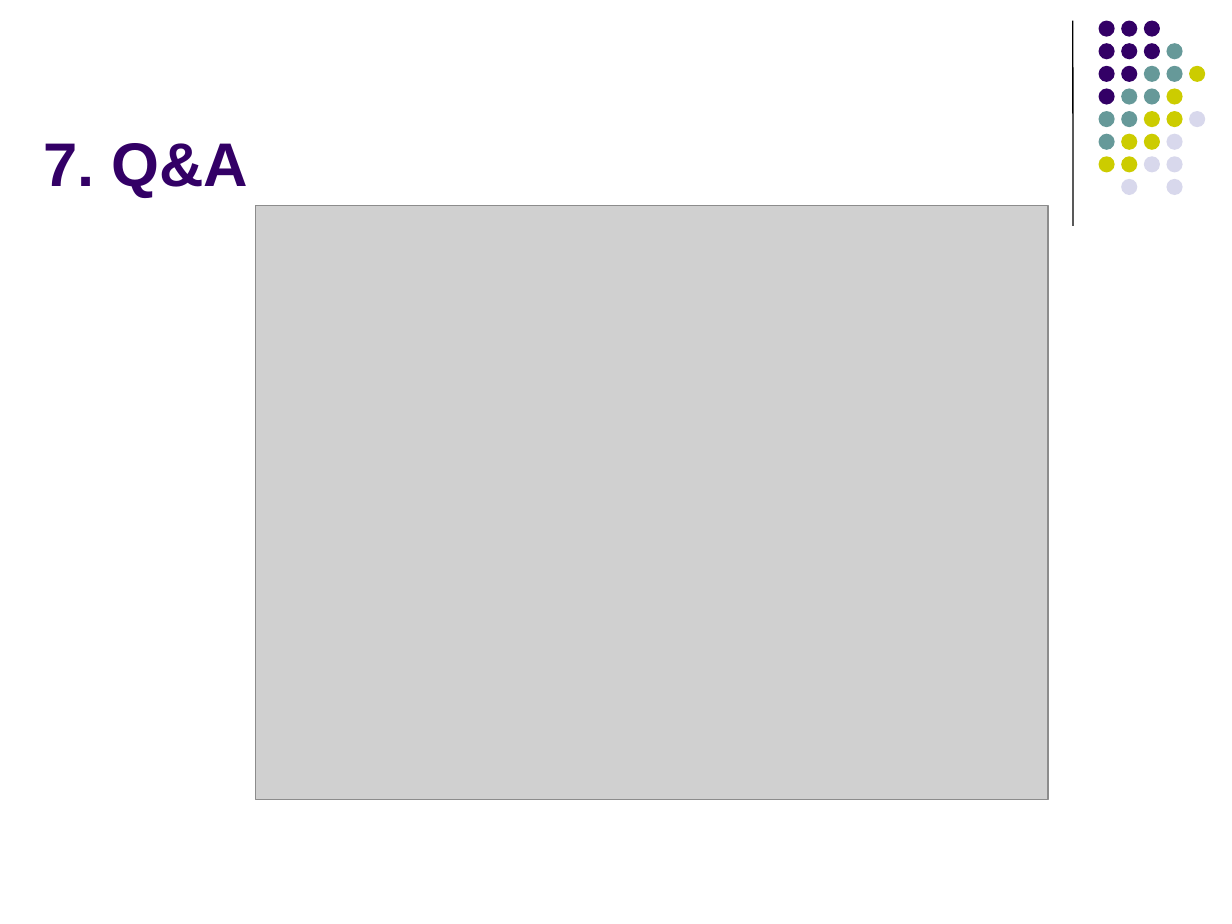
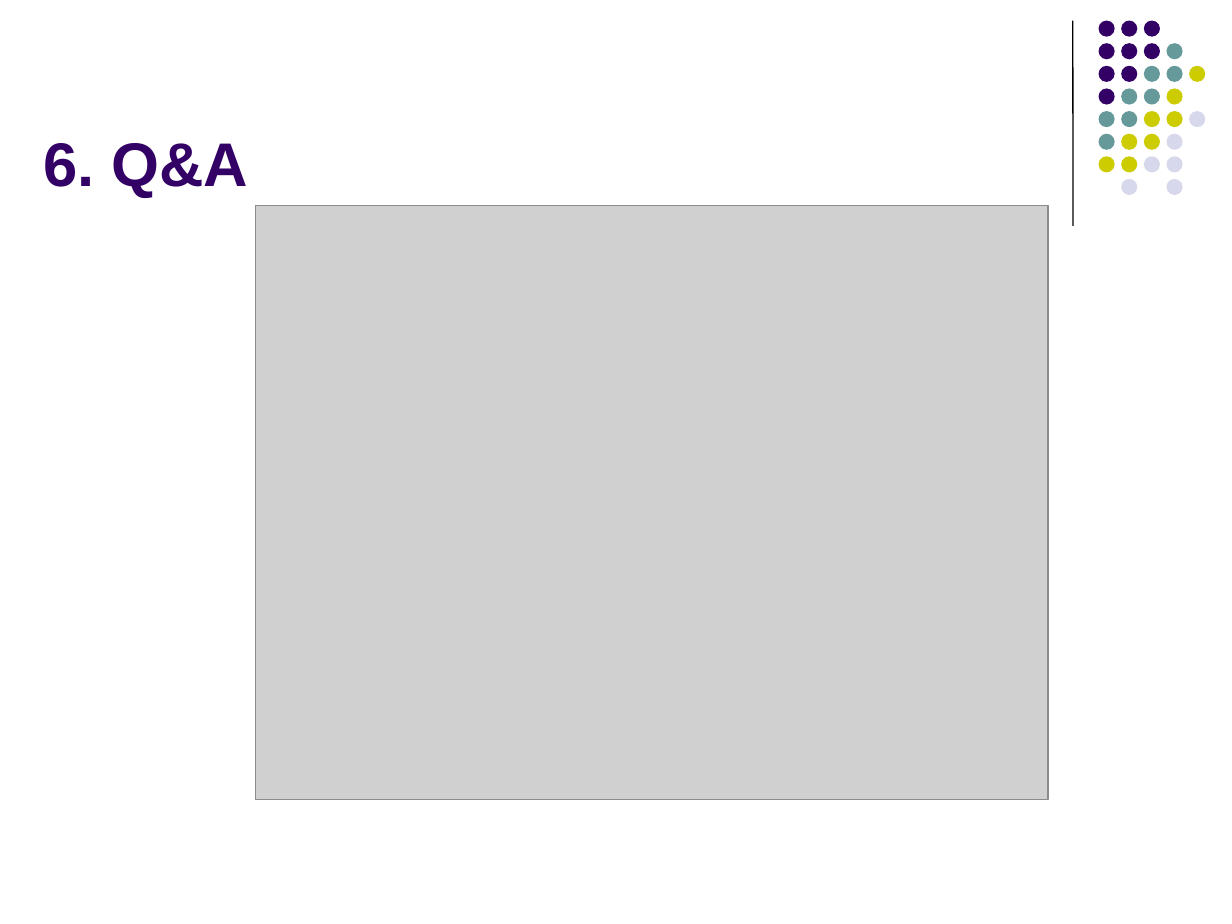
Before and after one commit to teresabui/Time_Series, a slide deck: slide 17 of SupplyChainAnalytics_Predict_Sales_Using_TimeSeries/DAB400_SCA_FinalProject_SalesForecast_usingTimeSeriesModels_Group3_Presentation.pptx. Drawn at 1232x924 pixels with LibreOffice and Linux fonts; fonts in the diff are those of the drawing; grey boxes stand for pictures. Boxes give left, top, right and bottom in pixels: in the first picture for what was removed or moved away, otherwise in the second. Text is boxed around its words. In the diff, an @@ line names an element or a change of style, - is before the commit and + after.

```diff
--- a/SupplyChainAnalytics_Predict_Sales_Using_TimeSeries/DAB400_SCA_FinalProject_SalesForecast_usingTimeSeriesModels_Group3_Presentation.pptx
+++ b/SupplyChainAnalytics_Predict_Sales_Using_TimeSeries/DAB400_SCA_FinalProject_SalesForecast_usingTimeSeriesModels_Group3_Presentation.pptx
@@ title at [43, 143, 248, 198]: text changed @@
-7. Q&A
+6. Q&A
```
Also in this commit, not shown: 2 other slides changed.
